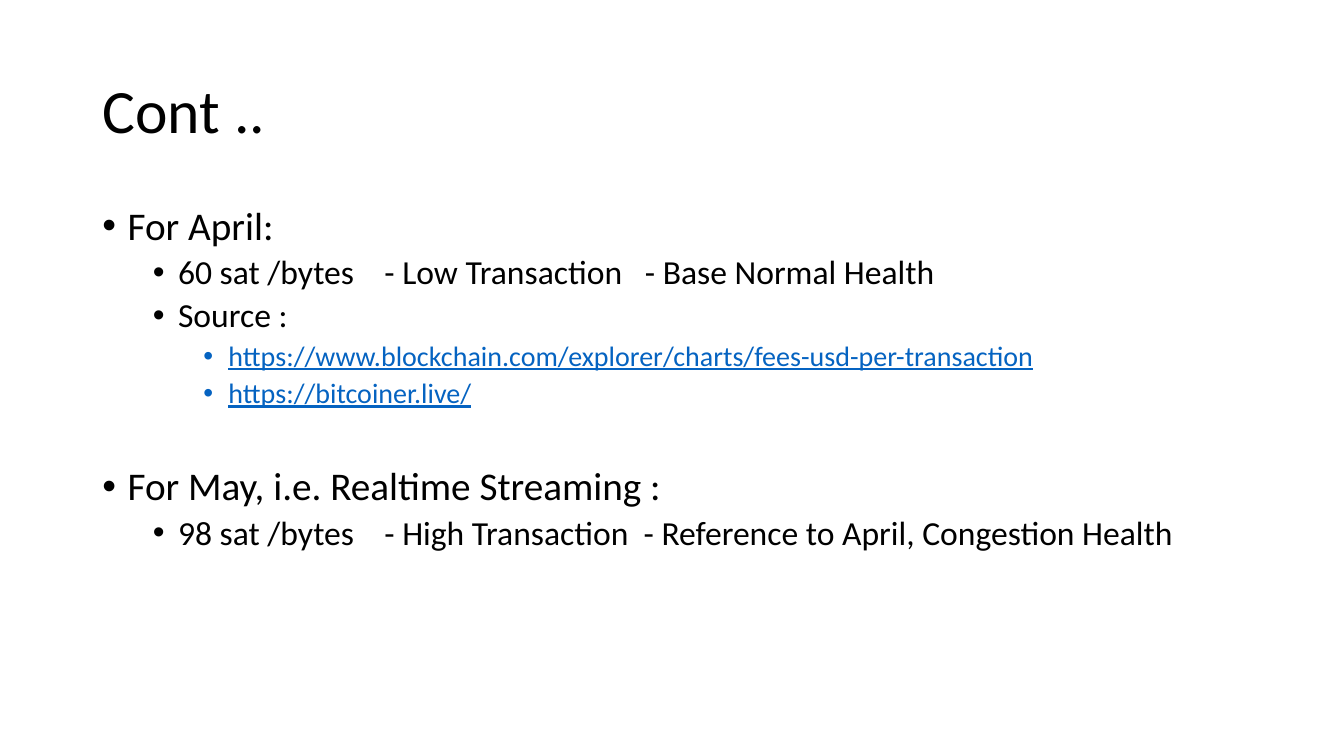
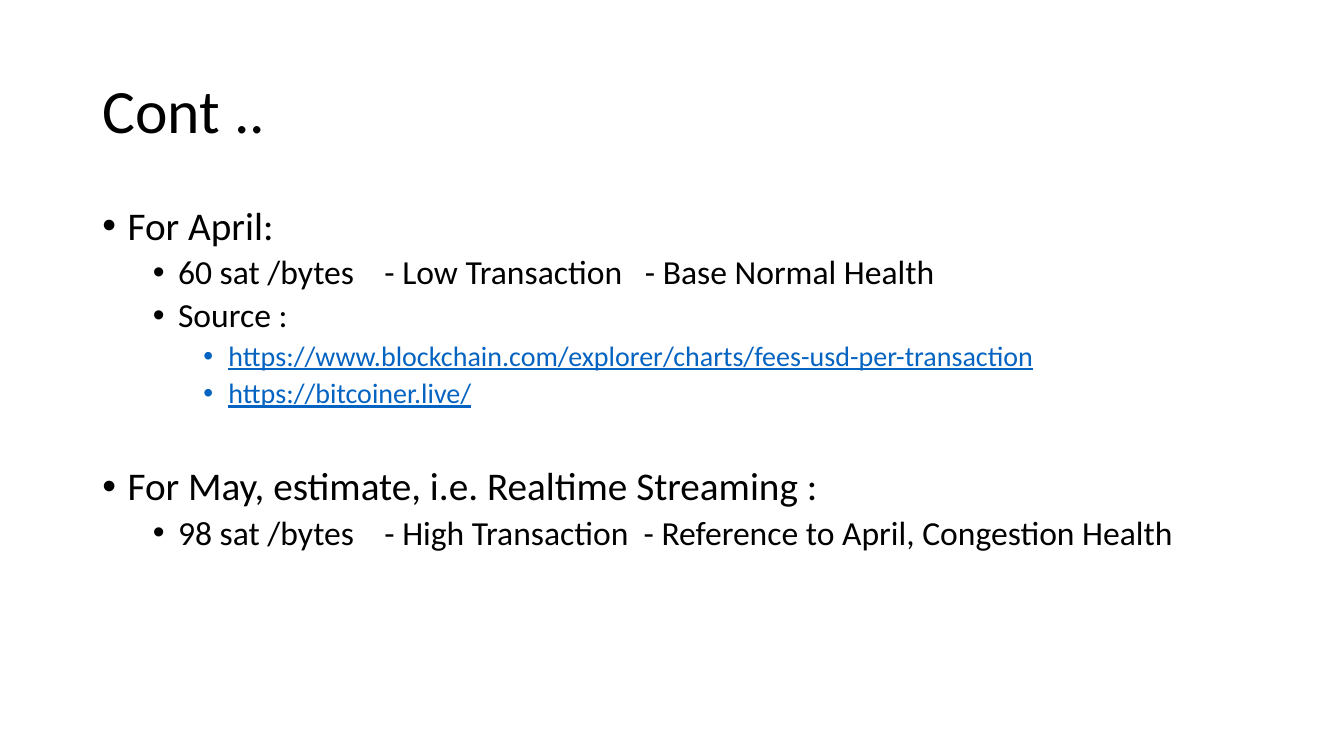
Before and after one commit to tejs13/Spark-Streaming-BTC, a slide deck: slide 16 of assets/CPSC 531 Final Presentation Real Time Analysis Of BTC Network Congestion.pptx (slide 17 before the commit). Drawn at 1344x756 pixels with LibreOffice and Linux fonts; fonts in the diff are those of the drawing. Boxes give left, top, right and bottom in pixels: in the first picture for what was removed or moved away, otherwise in the second. Text is boxed around its words. In the diff, an @@ line names an element or a change of style, - is before the commit and + after.

```diff
--- a/assets/CPSC 531 Final Presentation Real Time Analysis Of BTC Network Congestion.pptx
+++ b/assets/CPSC 531 Final Presentation Real Time Analysis Of BTC Network Congestion.pptx
@@ text at [128,472,798,507]: text changed @@
-• For May, i.e. Realtime Streaming :
+• For May, estimate, i.e. Realtime Streaming :
```
Also in this commit, not shown: 5 other slides changed, 1 slide removed, 4 other files.
